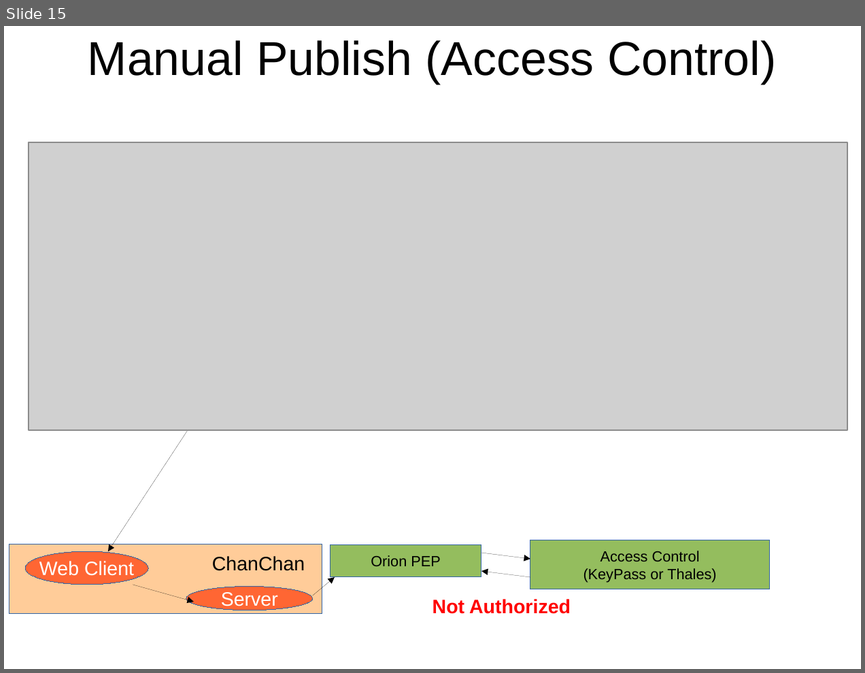
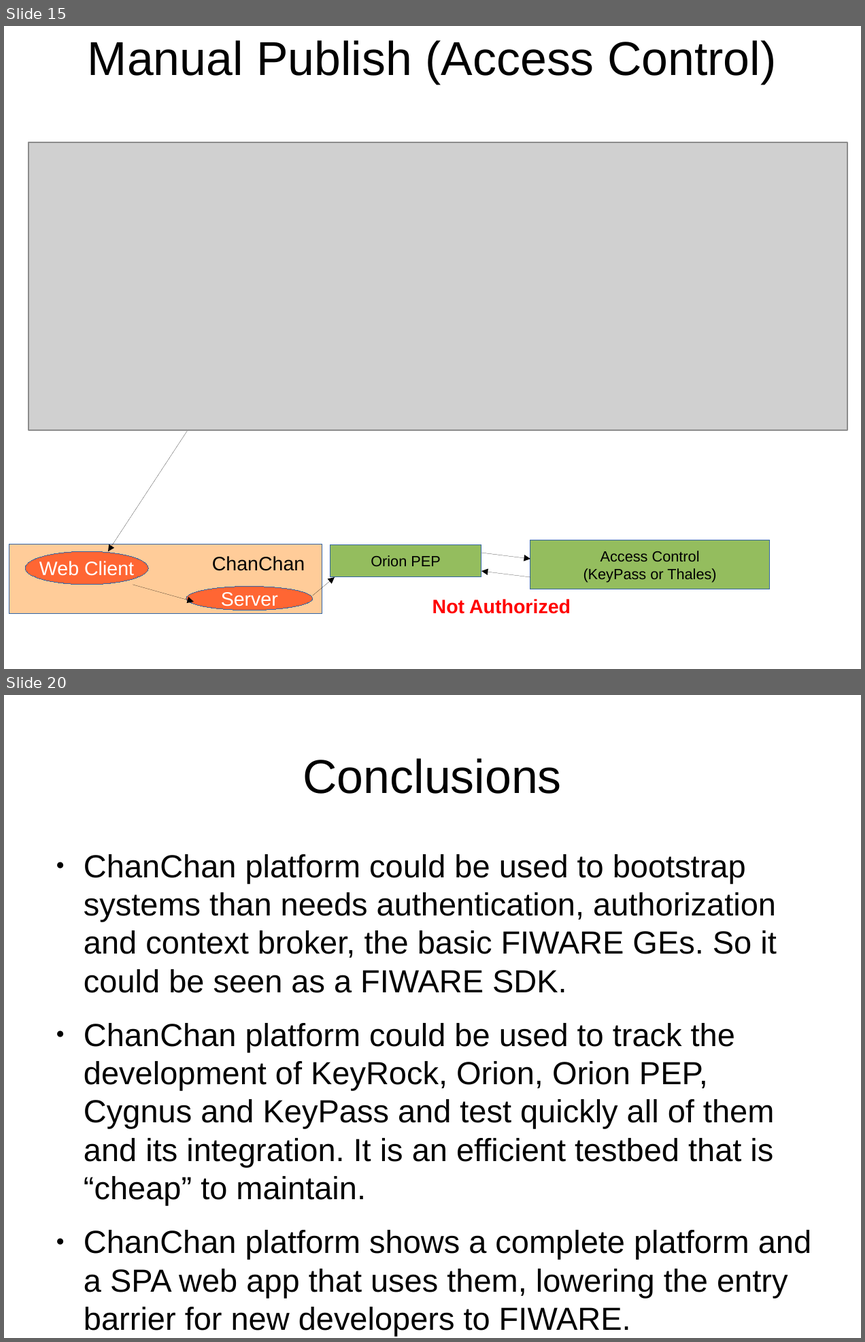
Before and after one commit to Bitergia/fiware-chanchan, a slide deck: doc/ChanChan.odp. Shown one above the other, each under a label of ours: slide 15 before the commit, slides 15 and 20 after it; the slides between them are not shown. The pictures are 865x673 and 865x1342 pixels, drawn with LibreOffice and Linux fonts; fonts in the diff are those of the drawing; grey boxes stand for pictures. Boxes give left, top, right and bottom in pixels: in the first picture for what was removed or moved away, otherwise in the second. Text is boxed around its words. In the diff, an @@ line names an element or a change of style, - is before the commit and + after.

```diff
--- a/doc/ChanChan.odp
+++ b/doc/ChanChan.odp
@@ slide 20 added at <box>4,695,861,1338</box>, background #FFFFFF @@
@@ title added at <box>303,758,562,794</box>, 44 pt, text #000000 @@
+Conclusions
@@ text added at <box>84,854,811,1336</box>, 29.6 pt, text #000000 @@
+● ChanChan platform could be used to bootstrap systems than needs authentication, authorization and context broker, the basic FIWARE GEs. So it could be seen as a FIWARE SDK.
+● ChanChan platform could be used to track the development of KeyRock, Orion, Orion PEP, Cygnus and KeyPass and test quickly all of them and its integration. It is an efficient testbed that is “cheap” to maintain.
+● ChanChan platform shows a complete platform and a SPA web app that uses them, lowering the entry barrier for new developers to FIWARE.
```
Also in this commit, not shown: 1 slide changed, 5 other slides added, 1 other file.
